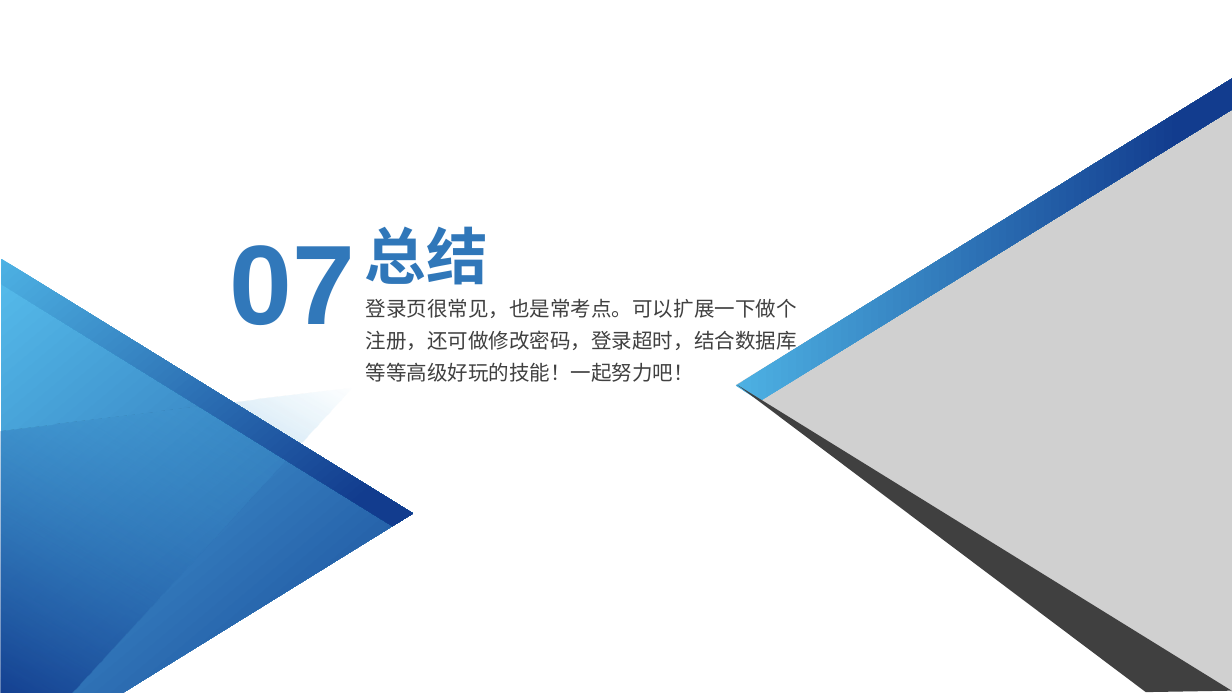
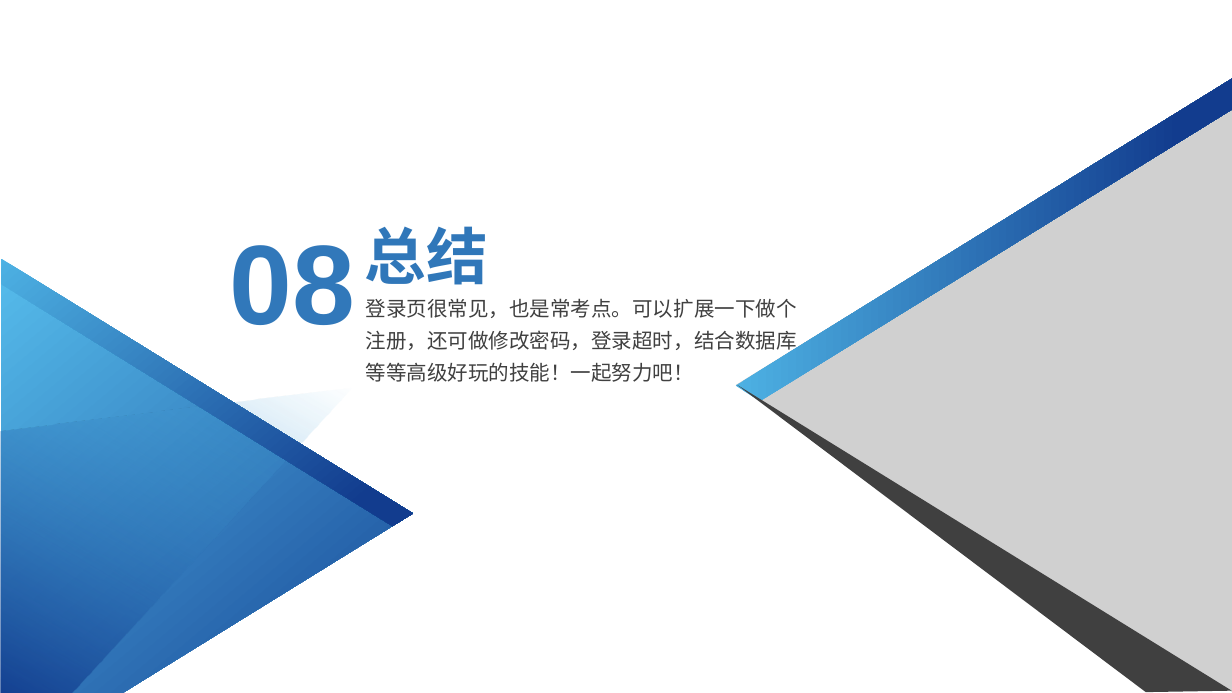
Before and after one commit to baweireact/m-apps, a slide deck: slide 21 of demo/lesson/lesson/第一周汇报.pptx. Drawn at 1232x693 pixels with LibreOffice and Linux fonts; fonts in the diff are those of the drawing; grey boxes stand for pictures; background and template pictures are left out. Boxes give left, top, right and bottom in pixels: in the first picture for what was removed or moved away, otherwise in the second. Text is boxed around its words. In the diff, an @@ line names an element or a change of style, - is before the commit and + after.

```diff
--- a/demo/lesson/lesson/第一周汇报.pptx
+++ b/demo/lesson/lesson/第一周汇报.pptx
@@ text at bbox=[230, 245, 356, 325]: text changed @@
-07
+08
```
Also in this commit, not shown: 9 other files.
